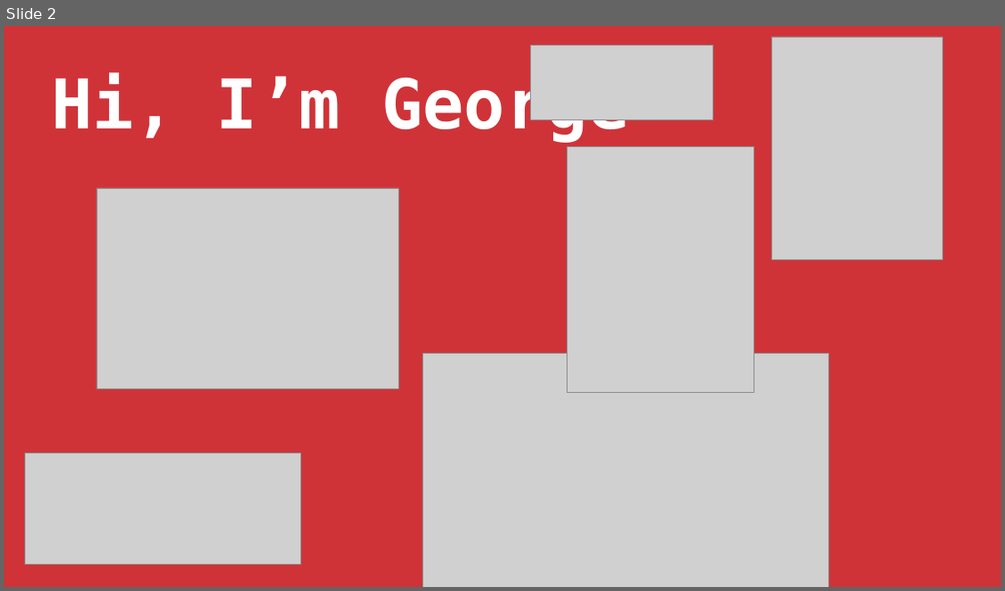
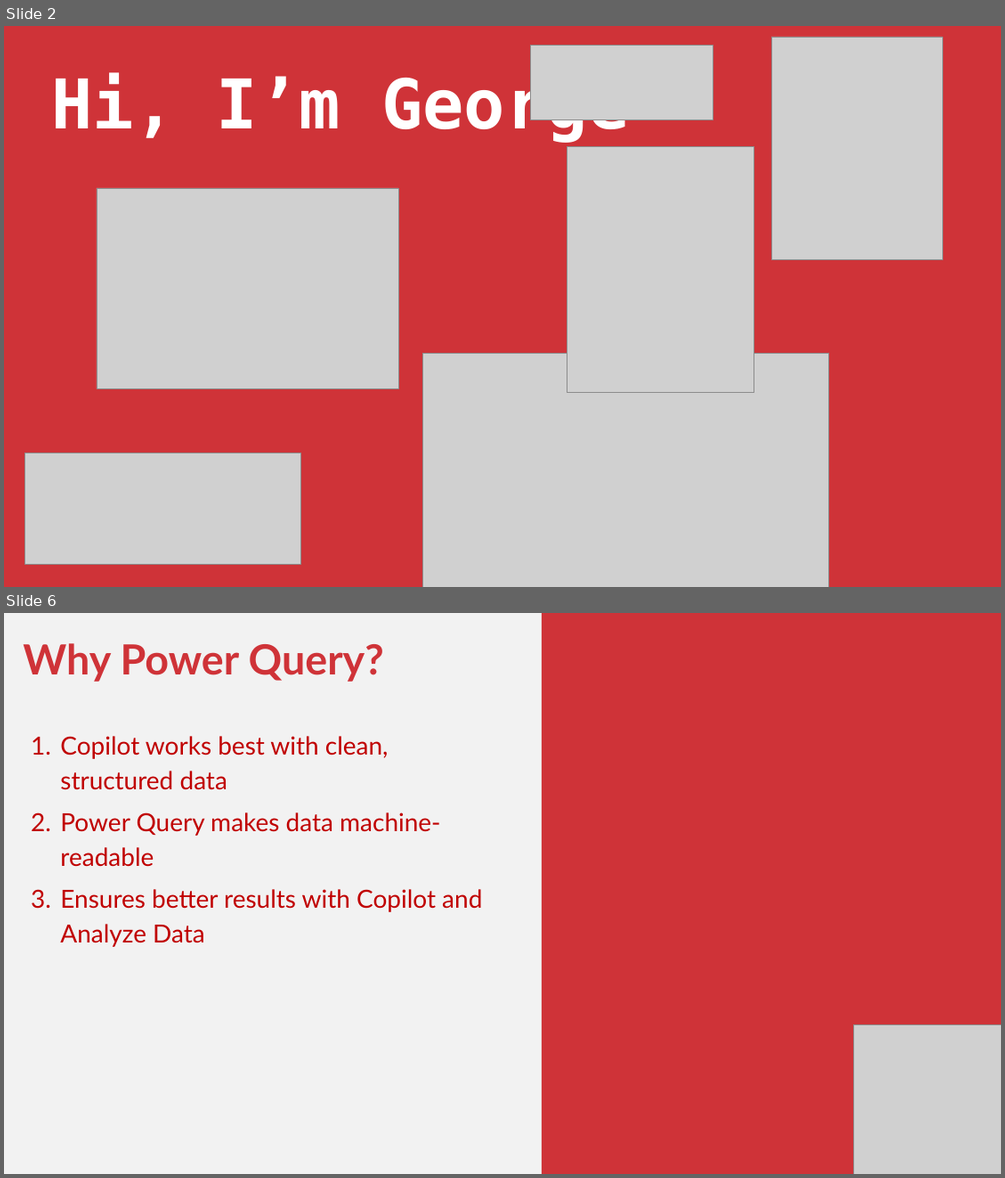
Before and after one commit to stringfestdata/profitable-ai-copilot-excel, a slide deck: intro-copilot-excel-stringfest.pptx. Shown one above the other, each under a label of ours: slide 2 before the commit, slides 2 and 6 after it; the slides between them are not shown. The pictures are 1005x591 and 1005x1178 pixels, drawn with LibreOffice and Linux fonts; fonts in the diff are those of the drawing; grey boxes stand for pictures. Boxes give left, top, right and bottom in pixels: in the first picture for what was removed or moved away, otherwise in the second. Text is boxed around its words. In the diff, an @@ line names an element or a change of style, - is before the commit and + after.

```diff
--- a/intro-copilot-excel-stringfest.pptx
+++ b/intro-copilot-excel-stringfest.pptx
@@ slide 6 added at [4, 613, 1001, 1174], background #F2F2F2 @@
@@ rectangle added at [542, 613, 1001, 1174], fill #CF3338 @@
@@ text added at [23, 643, 482, 947], 36 pt, text #C00000 @@
+Why Power Query?
+1. Copilot works best with clean, structured data
+2. Power Query makes data machine-readable
+3. Ensures better results with Copilot and Analyze Data
@@ picture added at [853, 1024, 1001, 1174] @@
```
Also in this commit, not shown: 1 slide changed, 5 other slides added, 3 slides removed, 1 other file.
